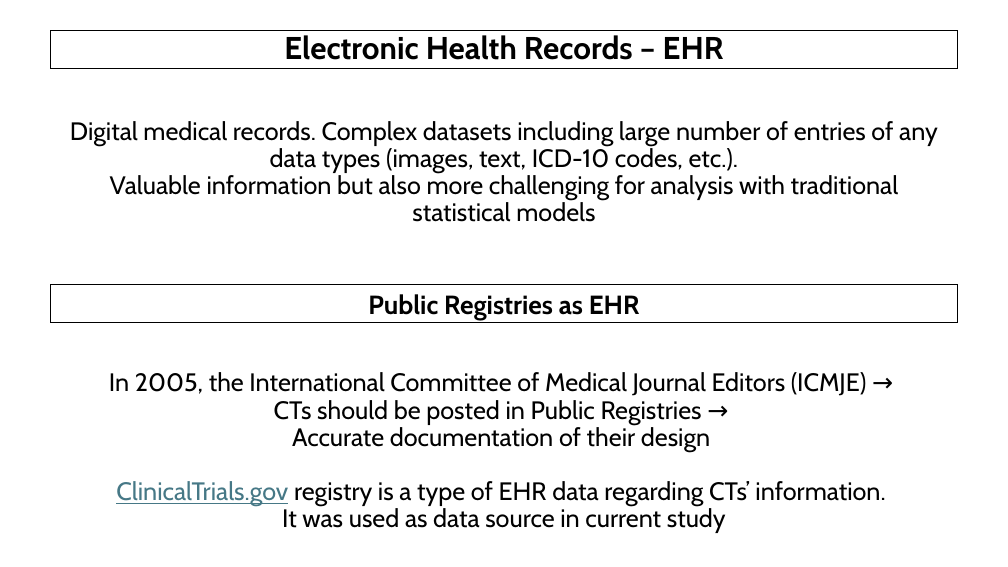
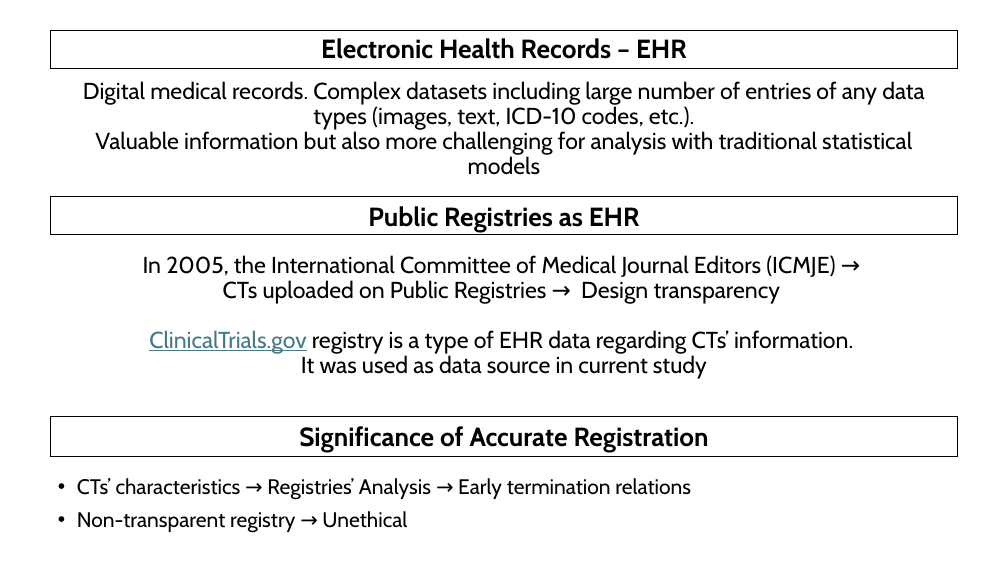
Before and after one commit to AndreouEugenia/Thesis, a slide deck: slide 7 of Thesis_Presentation.pptx (slide 6 before the commit). Drawn at 1008x567 pixels with LibreOffice and Linux fonts; fonts in the diff are those of the drawing; background and template pictures are left out. Boxes give left, top, right and bottom in pixels: in the first picture for what was removed or moved away, otherwise in the second. Text is boxed around its words. In the diff, an @@ line names an element or a change of style, - is before the commit and + after.

```diff
--- a/Thesis_Presentation.pptx
+++ b/Thesis_Presentation.pptx
@@ title "Electronic Health Records – EHR" at (51, 30, 958, 68): size 30 to 25 pt @@
@@ text "Digital medical records. Complex datasets ...": place and size @@
-text "Digital medical records. Complex datasets ..." at (70, 121, 938, 222)
+text "Digital medical records. Complex datasets ..." at (83, 81, 924, 175)
@@ text "Digital medical records. Complex datasets ..." at (83, 81, 924, 175): size 24 to 22 pt @@
@@ rectangle "Public Registries as EHR": place and size @@
-rectangle "Public Registries as EHR" at (51, 285, 958, 323)
+rectangle "Public Registries as EHR" at (51, 197, 958, 234)
@@ text "In 2005, the International Committee ...": place and size @@
-text "In 2005, the International Committee ..." at (109, 372, 885, 533)
+text "In 2005, the International Committee ..." at (143, 255, 853, 379)
@@ text at (143, 255, 853, 379): size 24 to 22 pt in "In 2005, the International Committee of Medical ...", "ClinicalTrials.gov registry is a type of EHR ...", "It was used as data source in ..." @@
@@ text at (223, 280, 780, 304): text changed; size 24 to 22 pt @@
-CTs should be posted in Public Registries →
-Accurate documentation of their design
+CTs uploaded on Public Registries → Design transparency
@@ rectangle added at (51, 417, 958, 456), outline #000000 0.75 pt, 25 pt, text #000000, bold @@
+Significance of Accurate Registration
@@ text added at (77, 478, 691, 533), 20 pt, text #000000 @@
+• CTs’ characteristics → Registries’ Analysis → Early termination relations
+• Non-transparent registry → Unethical
```
Also in this commit, not shown: 16 other slides changed, 1 slide added, 15 other files.
